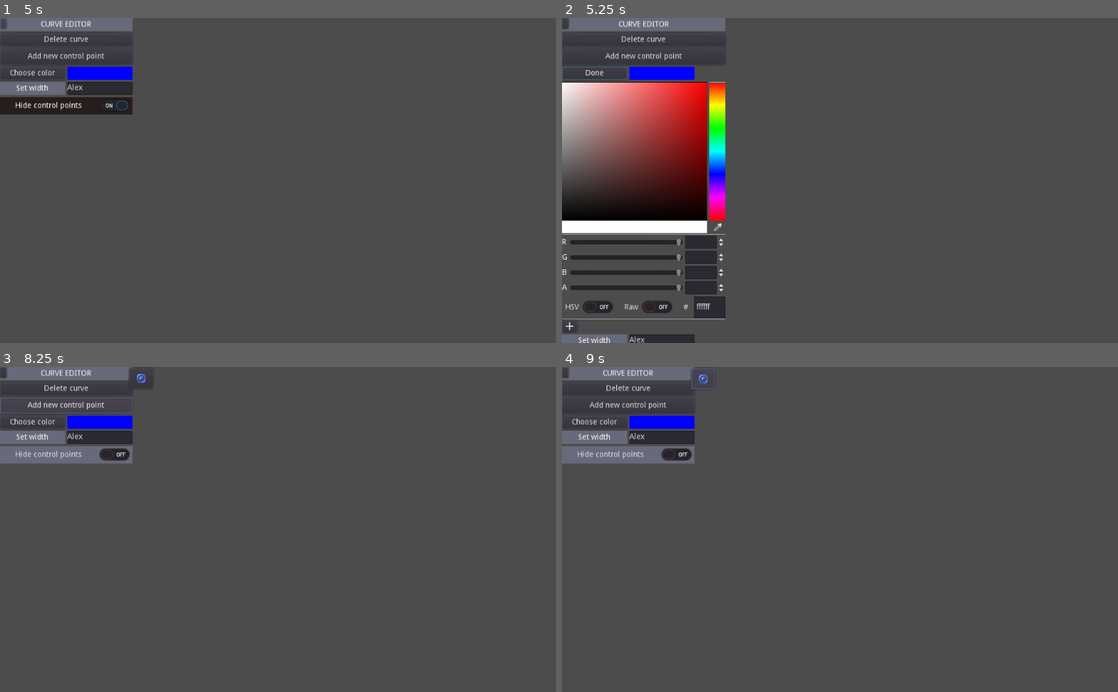
Above: before the commit, frames 1-4 (two rows, left to right).
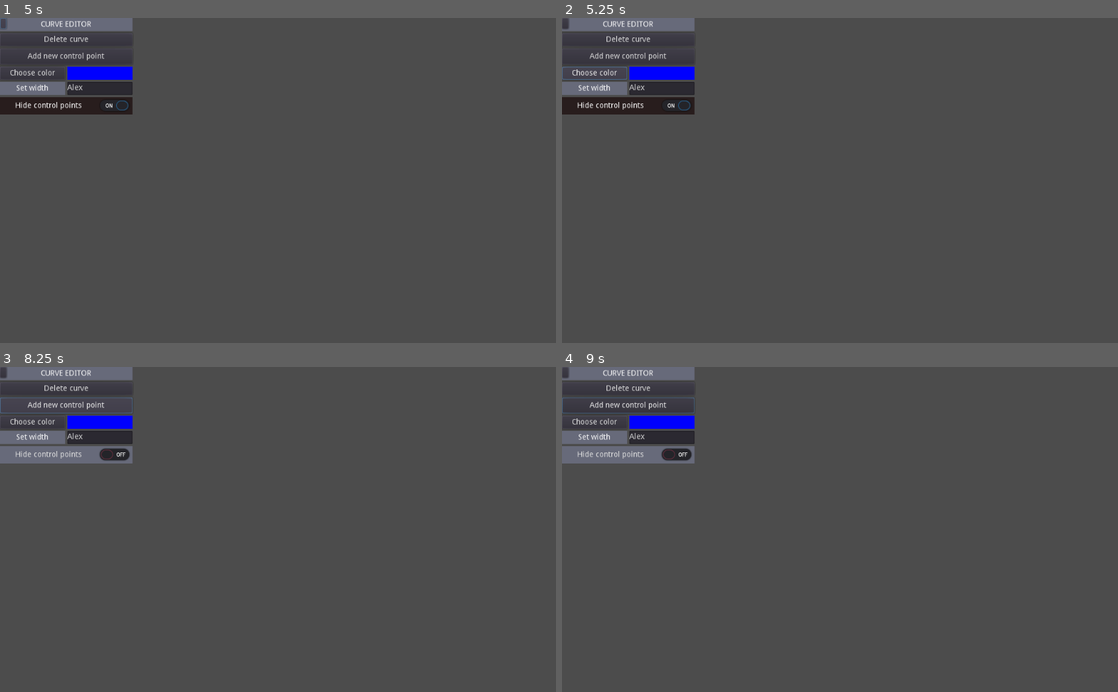
Above: after the commit, the same moments.

Repository: ZucchiniKing12/BezCurveMaker
Game: Godot game, scene res://BezCurve/BezCurve.tscn
Same seed, same stepped clock (60 frames per second), same inputs: the game is played once before the commit and once after it. This scene is started directly instead of the project's main scene.
Inputs (mouse positions are in pixels of both pictures, inside the frame that each line leads up to):
- Up to frame 1 (5 s): click (100, 89) at 0.52 s; type "Alex" at 0.6 s; click "Add new control point" at 1.25 s; click "Add new control point" at 2 s; click "Choose color" at 2.75 s; click "Hide control points" at 3.5 s; click (5, 24) at 4.25 s
- Up to frame 2 (5.25 s): click "Choose color" at 5 s
- Up to frame 3 (8.25 s): click "Done" (after the commit: "Choose color") at 5.75 s; click "Hide control points" at 6.5 s; click (5, 373) at 7.25 s; click "Add new control point" at 8 s
- Up to frame 4 (9 s): click (701, 380) at 8.77 s

Frame 1 is identical in both runs. In frame 2, 17% of the frame differs, in the area x 0-30%, y 0-100%; in frame 3, less than 0.1%; in frame 4, 0.2%.
Error in both runs: Invalid set index 'width' (on base: 'Nil') with value of type 'float'. (res://UI/EditMenu/CurveEditor.gd:86)

Commit message:
curves are now highlighted when you hover over their points and you arent editing them

Diff:
--- a/BezCurve/BezCurve.gd
+++ b/BezCurve/BezCurve.gd
@@ -8,6 +8,7 @@
 var editing: bool
 
 var render_config = RenderConfig.new()
+
 var color: Color setget set_color, get_color
 func set_color(c):
 	render_config.color = c
@@ -20,18 +21,26 @@
 	return render_config.width
 
 func _ready():
-	$EditButton.connect('pressed', self, 'edit')
 	render_config.color = Color.blue
 	render_config.width = 10
 	render_config.name = str(OS.get_system_time_msecs())
+	add_child(render_config)
 	connect('curve2d_updated', render_config, '_on_curve2d_updated')
 	connect('tree_exiting', render_config, '_on_curve_exiting')
 
 func _process(delta):
 	if len(requests) > 0:
 		var latest_req = requests[len(requests) - 1]
-		#emit_signal("request_render", latest_req, self)
 		requests.pop_back()
+
+	render_config.render_type = render_config.RENDER_TYPES.IDLE
+
+	for point in endpoints:
+		if point.get_node('DragButton').is_hovered() and !editing:
+			render_config.render_type = render_config.RENDER_TYPES.HOVER
+	for point in anchors:
+		if point.get_node('DragButton').is_hovered() and !editing:
+			render_config.render_type = render_config.RENDER_TYPES.HOVER
 
 func initialize(pos: Vector2):
 	curve = Curve2D.new()
@@ -40,7 +49,6 @@
 	curve.add_point(end1.position)
 	curve.add_point(end2.position)
 	request_render('init')
-	update_button()
 	CurveEditor.connect('editor_closed', self, 'on_editor_closed')
 
 var PackedCPoint = preload("res://BezCurve/ControlPoint.tscn")
@@ -51,6 +59,7 @@
 	newCP.is_endpoint = end
 	newCP.parent_curve = self
 	newCP.connect("position_moved", self, "_on_position_moved")
+	newCP.get_node("DragButton").connect('pressed', self, 'edit')
 	if end:
 		newCP.endpoint_index = len(endpoints)
 		endpoints.push_back(newCP)
@@ -58,13 +67,11 @@
 		anchors.push_back(newCP)
 	$ControlPoints.add_child(newCP)
 	curve.add_point(newCP.position, Vector2(), Vector2(), curve.get_point_count() - 1)
-	update_button()
 	update_curve2d()
 	return newCP
 
 func _on_position_moved(_name, _new_pos):
 	update_curve2d()
-	update_button()
 
 func edit():
 	CurveEditor.close()
@@ -82,18 +89,6 @@
 		point.get_node('DragButton').visible = !isHiding
 	for point in anchors:
 		point.get_node('DragButton').visible = !isHiding
-
-func update_button():
-	if len(endpoints) != 2:
-		return
-	var x1 = min(endpoints[0].position.x, endpoints[1].position.x)
-	var x2 = max(endpoints[0].position.x, endpoints[1].position.x)
-	var y1 = min(endpoints[0].position.y, endpoints[1].position.y)
-	var y2 = max(endpoints[0].position.y, endpoints[1].position.y)
-	var w = abs(x2 - x1)
-	var h = abs(y2 - y1)
-	$EditButton.set_position(Vector2(x1, y1))
-	$EditButton.set_size(Vector2(w, h))
 
 signal curve2d_updated
 
--- a/BezCurve/RenderConfig.gd
+++ b/BezCurve/RenderConfig.gd
@@ -1,5 +1,12 @@
 extends Node
 class_name RenderConfig
+
+enum RENDER_TYPES {IDLE, HOVER, EDIT}
+
+export var render_type = RENDER_TYPES.IDLE setget set_render_type
+func set_render_type(type):
+	request_change('render_type', type, render_type)
+	render_type = type
 
 var active = true
 
@@ -32,3 +39,6 @@
 
 func request_change(_type, _new, _old):
 	emit_signal('render_config_changed')
+
+func _process(_delta):
+	print(render_type)
--- a/Main/Main.gd
+++ b/Main/Main.gd
@@ -38,6 +38,14 @@
 	update()
 
 func _draw():
-	for config in render_configs:
-		if render_configs[config].active:
-			draw_polyline(render_configs[config].points, render_configs[config].color, render_configs[config].width)
+	for c in render_configs:
+		var config = render_configs[c]
+		if config.active:
+			var color = config.color
+			if config.render_type == config.RENDER_TYPES.HOVER:
+				color += Color(0.5, 0.5, 0.5, 1)
+			color = clamp_color(color)
+			draw_polyline(config.points, color, config.width)
+
+func clamp_color(color: Color):
+	return Color(min(color.r, 1), min(color.g, 1), min(color.b, 1), min(color.a, 1))
